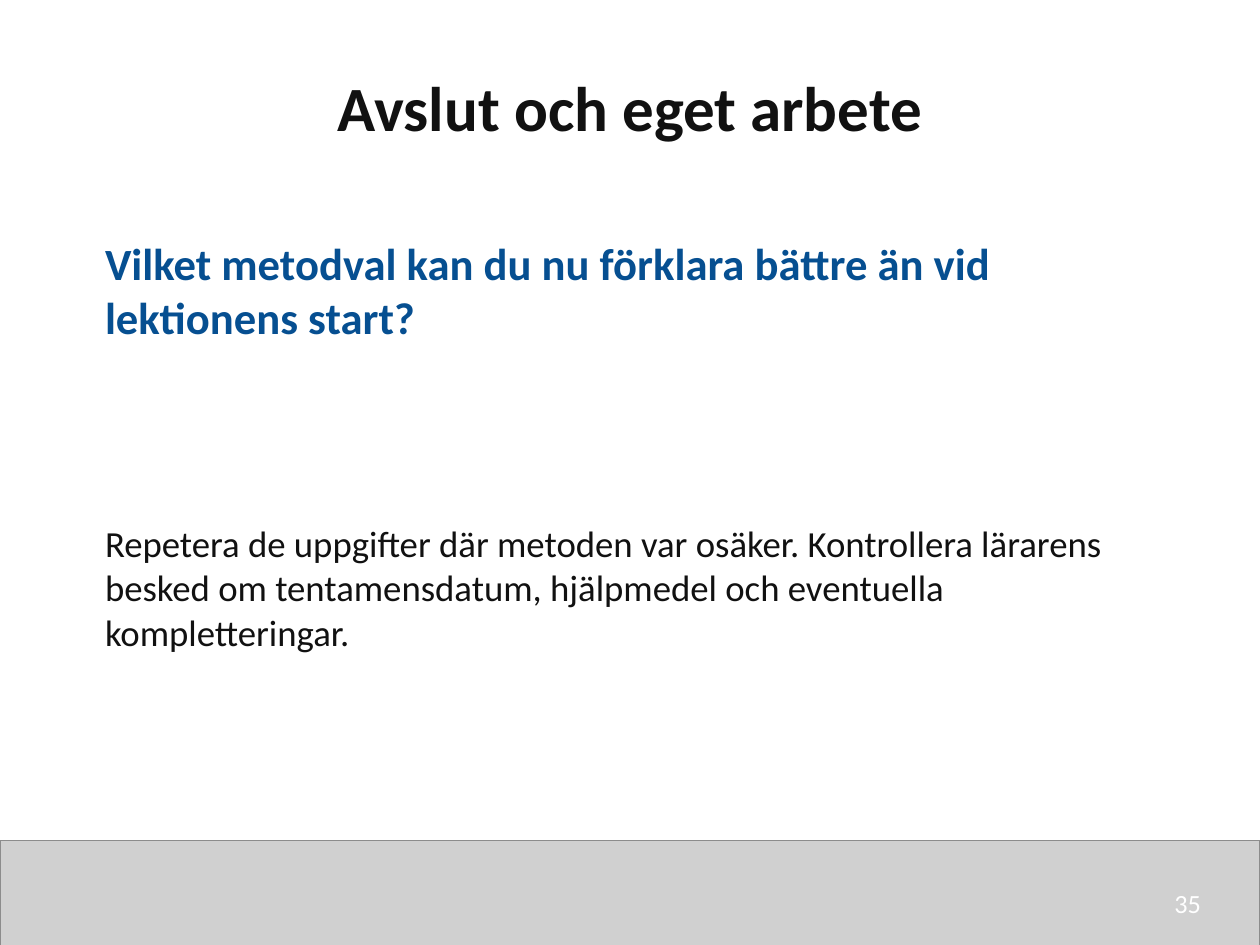
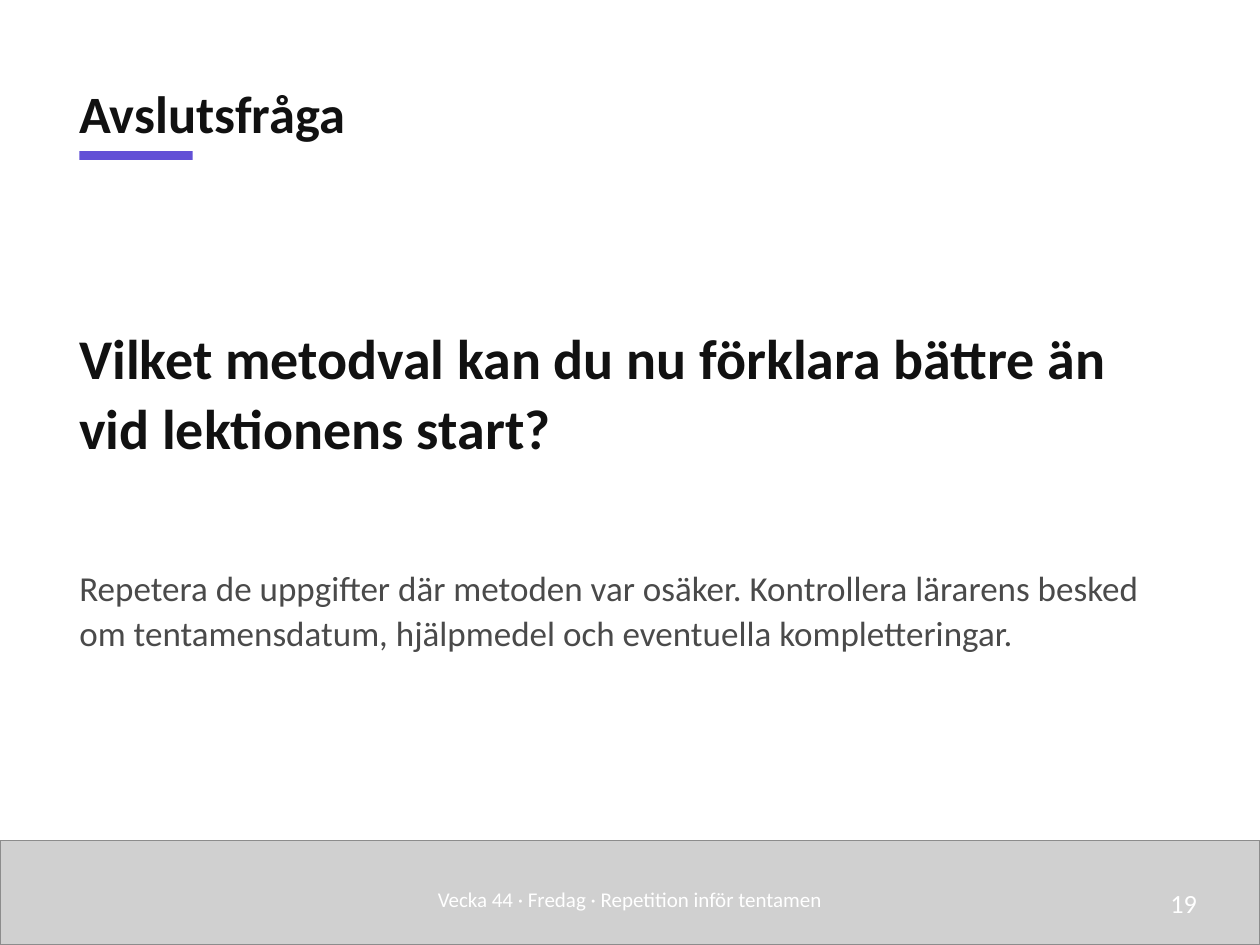
Before and after one commit to nj22az/nj22az.github.io, a slide deck: slide 19 of sjoskolan/vecka-45/aktuell/v45_03_Repetition_infor_tentamen_elev.pptx (slide 35 before the commit). Drawn at 1260x945 pixels with LibreOffice and Linux fonts; fonts in the diff are those of the drawing; grey boxes stand for pictures. Boxes give left, top, right and bottom in pixels: in the first picture for what was removed or moved away, otherwise in the second. Text is boxed around its words. In the diff, an @@ line names an element or a change of style, - is before the commit and + after.

```diff
--- a/sjoskolan/vecka-45/aktuell/v45_03_Repetition_infor_tentamen_elev.pptx
+++ b/sjoskolan/vecka-45/aktuell/v45_03_Repetition_infor_tentamen_elev.pptx
@@ text removed at (338,86,922,142) @@
-Avslut och eget arbete
@@ text added at (79,95,345,142), 30 pt, text #111111, bold @@
+Avslutsfråga
@@ rectangle added at (79,151,193,160), fill #6250D6 @@
@@ text "Vilket metodval kan du nu ...": place and size @@
-text "Vilket metodval kan du nu ..." at (105,248,990,335)
+text "Vilket metodval kan du nu ..." at (79,339,1106,450)
@@ text "Vilket metodval kan du nu ..." at (79,339,1106,450): size 25.5 to 32 pt, text colour #064F91 to #111111; line spacing 1 to 1.05; more space between paragraphs; vertical alignment top to middle @@
@@ text "Repetera de uppgifter där metoden ...": place and size @@
-text "Repetera de uppgifter där metoden ..." at (105,531,1101,653)
+text "Repetera de uppgifter där metoden ..." at (79,576,1138,652)
@@ text "Repetera de uppgifter där metoden ..." at (79,576,1138,652): size 21 to 20 pt, text colour #111111 to #4A4A4A; line spacing 1 to 1.08; more space between paragraphs @@
@@ text added at (438,893,821,910), 12 pt, text #FFFFFF @@
+Vecka 44 · Fredag · Repetition inför tentamen
@@ text added at (1170,896,1197,913), 15 pt, text #FFFFFF @@
+19
@@ text removed at (1174,896,1201,913) @@
-35
```
Also in this commit, not shown: 10 other slides changed, 11 slides added, 25 slides removed, 52 other files.
